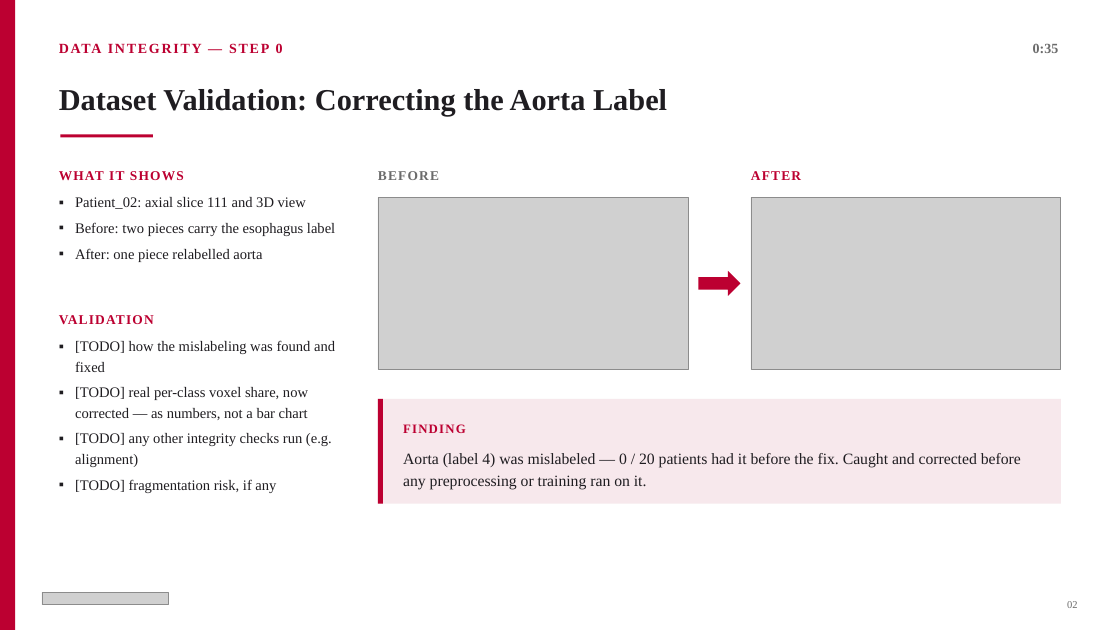
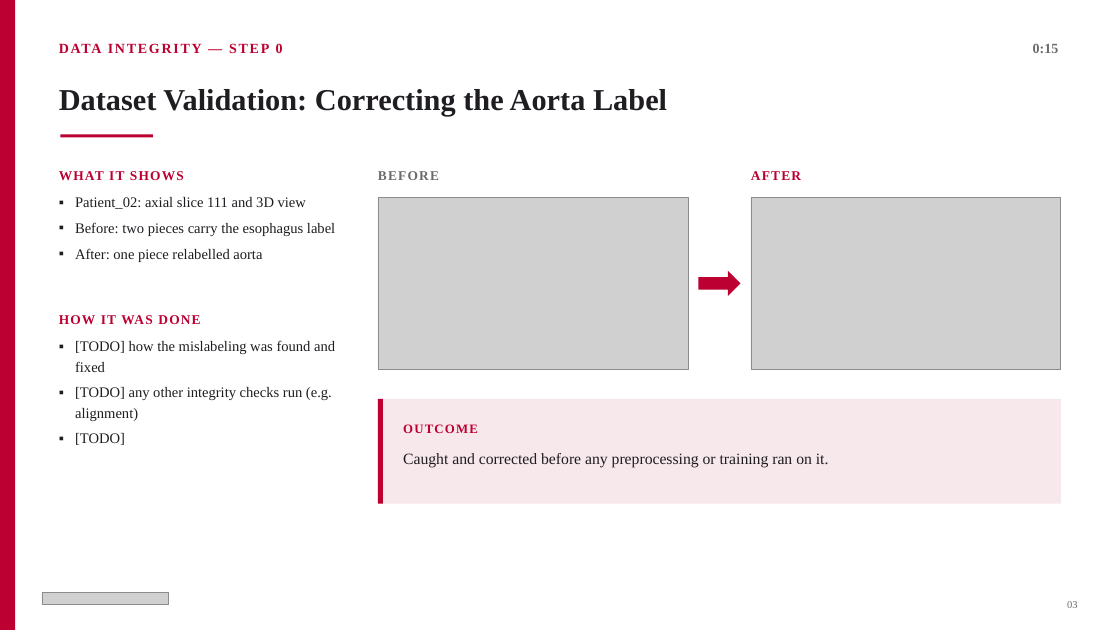
Before and after one commit to HKervadec/ai4mi_project, a slide deck: slide 4 of deck/midproject_outline.pptx (slide 3 before the commit). Drawn at 1120x630 pixels with LibreOffice and Linux fonts; fonts in the diff are those of the drawing; grey boxes stand for pictures. Boxes give left, top, right and bottom in pixels: in the first picture for what was removed or moved away, otherwise in the second. Text is boxed around its words. In the diff, an @@ line names an element or a change of style, - is before the commit and + after.

Commit message:
Deck: split dataset validation into problem and solution slides

```diff
--- a/deck/midproject_outline.pptx
+++ b/deck/midproject_outline.pptx
@@ text at [1033, 44, 1059, 53]: text changed @@
-0:35
+0:15
@@ text at [59, 315, 200, 325]: text changed @@
-VALIDATION
+HOW IT WAS DONE
@@ text at [75, 387, 308, 420]: paragraph removed @@
-▪ [TODO] real per-class voxel share, now corrected — as numbers, not a bar chart
@@ text at [75, 433, 125, 445]: text changed @@
-▪ [TODO] fragmentation risk, if any
+▪ [TODO]
@@ text at [403, 424, 478, 433]: text changed @@
-FINDING
+OUTCOME
@@ text at [403, 453, 829, 467]: text changed @@
-Aorta (label 4) was mislabeled — 0 / 20 patients had it before the fix. Caught and corrected before any preprocessing or training ran on it.
+Caught and corrected before any preprocessing or training ran on it.
```
Also in this commit, not shown: 7 other slides changed, 1 slide added.
